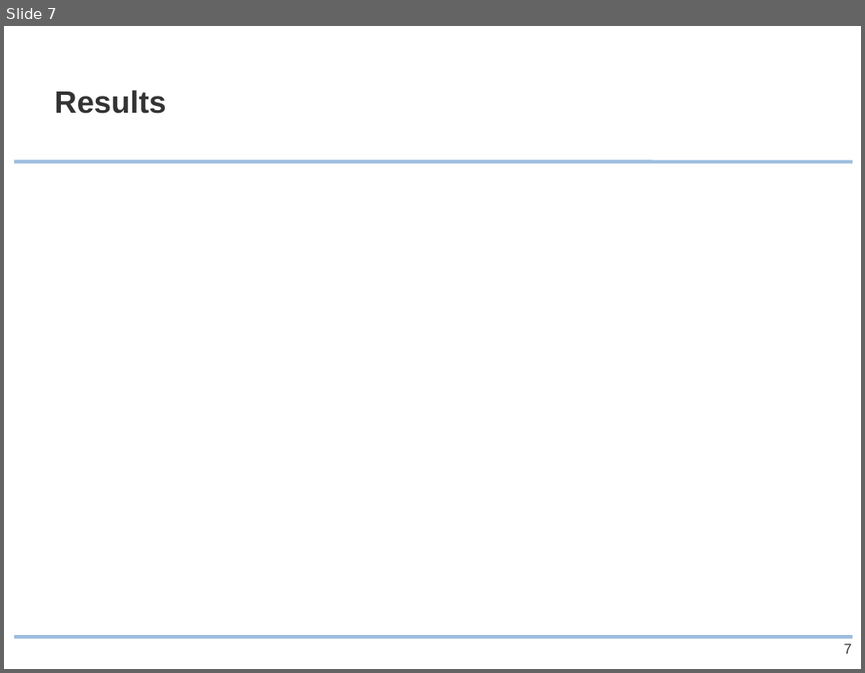
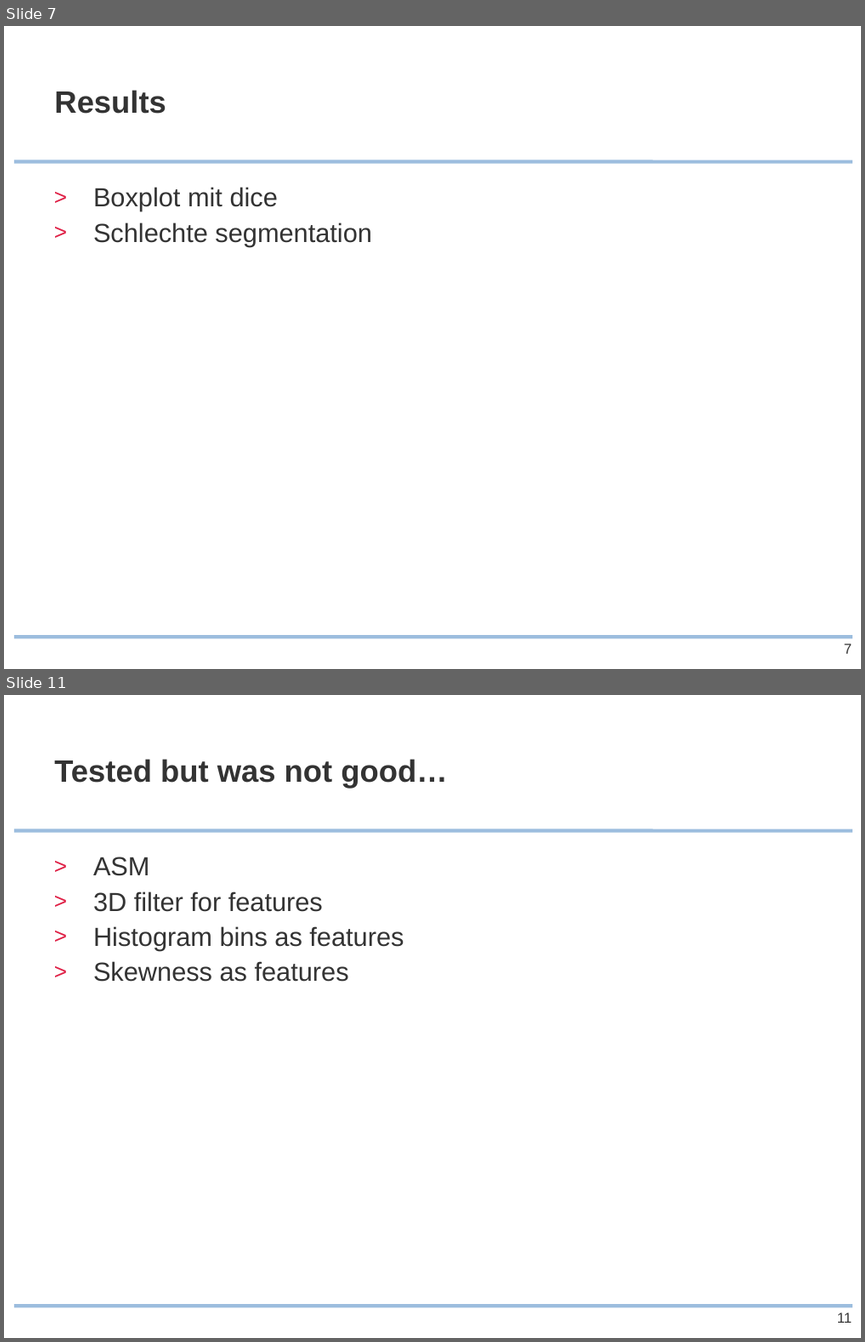
Before and after one commit to ipa/MIALab, a slide deck: doc/presentation/MIALab_slides.pptx. Shown one above the other, each under a label of ours: slide 7 before the commit, slides 7 and 11 after it; the slides between them are not shown. The pictures are 865x673 and 865x1342 pixels, drawn with LibreOffice and Linux fonts; fonts in the diff are those of the drawing; background and template pictures are left out. Boxes give left, top, right and bottom in pixels: in the first picture for what was removed or moved away, otherwise in the second. Text is boxed around its words. In the diff, an @@ line names an element or a change of style, - is before the commit and + after.

```diff
--- a/doc/presentation/MIALab_slides.pptx
+++ b/doc/presentation/MIALab_slides.pptx
@@ slide 11 added at (4, 695, 861, 1338), background #FFFFFF; not listed: 2 template elements that a slide beside it also shows @@
@@ title added at (54, 759, 447, 789), 26 pt, text #333333, bold @@
+Tested but was not good…
@@ text added at (93, 857, 404, 981), 22 pt, text #333333 @@
+> ASM
+> 3D filter for features
+> Histogram bins as features
+> Skewness as features
@@ page number added at (837, 1312, 851, 1322), 12 pt, text #333333 @@
+11
@@ slide 7 changed as well @@
@@ text added at (93, 187, 372, 246), 22 pt, text #333333 @@
+> Boxplot mit dice
+> Schlechte segmentation
```
Also in this commit, not shown: 5 other slides changed, 4 other slides added, 3 slides removed, 8 other files.
